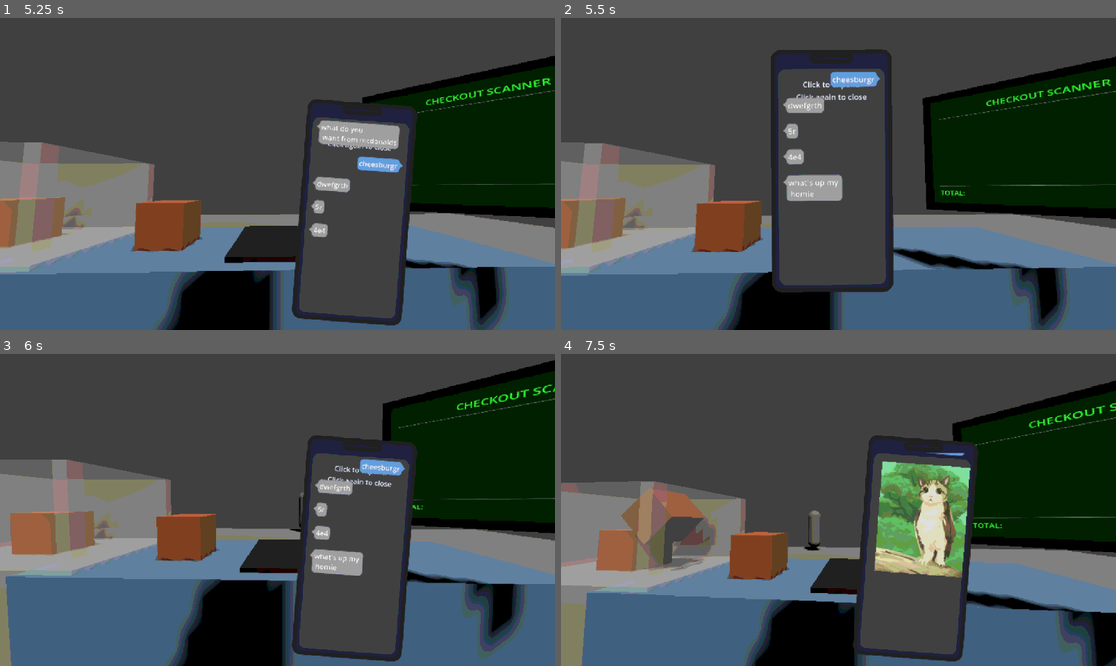
Above: before the commit, frames 1-4 (two rows, left to right).
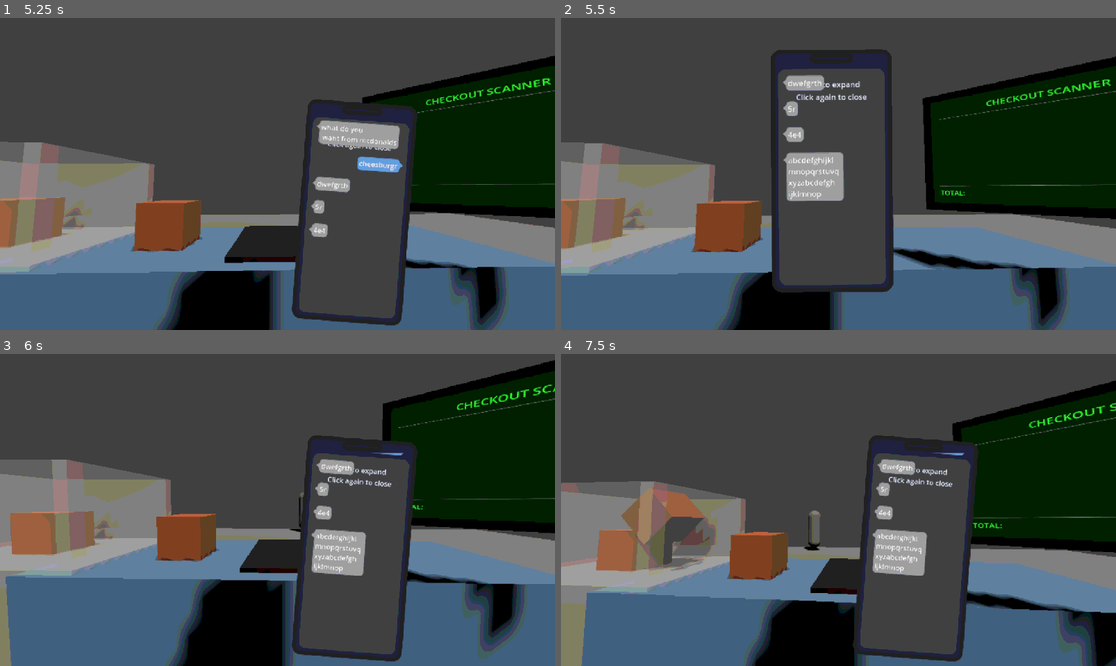
Above: after the commit, the same moments.

Repository: Filkspline/LastShift
Game: Godot game, scene res://scenes/testmain.tscn
The game is run twice, just before and just after one commit, with the same random seed, the same clock (stepped at 60 frames per second) and the same inputs.
Inputs (mouse positions are in pixels of both pictures, inside the frame that each line leads up to):
- Up to frame 1 (5.25 s): click (543, 305) at 0.5 s; click (299, 220) at 1.27 s; click (277, 114) at 2 s; click (554, 264) at 2.75 s; tap Enter at 3.5, 4.25, 5 s; move the mouse to (399, 158) at 3.52 s; click (399, 158) at 3.67 s; drag from (166, 189) to (249, 236) at 4.27 s; move the mouse to (333, 105) at 5.02 s; click (333, 105) at 5.17 s
- Up to frame 2 (5.5 s): no input
- Up to frame 3 (6 s): tap Enter at 5.75 s; drag from (249, 572) to (111, 463) at 5.77 s
- Up to frame 4 (7.5 s): tap Enter at 6.5, 7.25 s; move the mouse to (1005, 556) at 6.52 s; click (1005, 556) at 6.67 s; drag from (672, 463) to (755, 432) at 7.27 s

Frame 1 is identical in both runs. In frame 2, 2.3% of the frame differs, in the area x 39-58%, y 17-59%; in frame 3, 1.9%; in frame 4, 5.9%, in the area x 56-74%, y 31-72%.

Commit message:
feat: word wrap break wods now. not super efficient etm though

Diff:
--- a/last-shift-ver-1/wSMS/widgets/text_box.gd
+++ b/last-shift-ver-1/wSMS/widgets/text_box.gd
@@ -39,14 +39,28 @@
 	if text.length()<max_chars: return text
 
 	var splitted_truly: PackedStringArray = text.split(" ")
-	var counter: int = splitted_truly[0].length()
+	var counter: int = 0;
+	var i: int = -1
+	var last_idx: int = splitted_truly.size() - 1
 
+	# Word splitter
 	var word: String
-	for i: int in range(1, splitted_truly.size()):
-		#print(counter)
-		#print(str(splitted_truly)+" "+str(counter))
+	while i < last_idx:
+		i+=1
 		word = splitted_truly[i]
-		if counter + word.length() >= max_chars:
+		# Word too long, split into pieces and leave room for recurse
+		if word.length() >= max_chars:
+			var left_str: String = word.left(max_chars-counter)
+			var remainder: int = word.length()-(max_chars-counter)
+			var right_str: String = word.right(remainder)
+			splitted_truly[i] = left_str
+			splitted_truly.insert(i+1, "\n"+right_str)
+			last_idx += 1
+			counter = 0
+			continue
+
+		# Word overflow
+		if counter + word.length() >= max_chars or word == "\n":
 			splitted_truly.insert(i, "\n")
 			counter = 0
 			continue
Not shown, changed: last-shift-ver-1/wSMS/resources/scripts/test_forgame.txt
